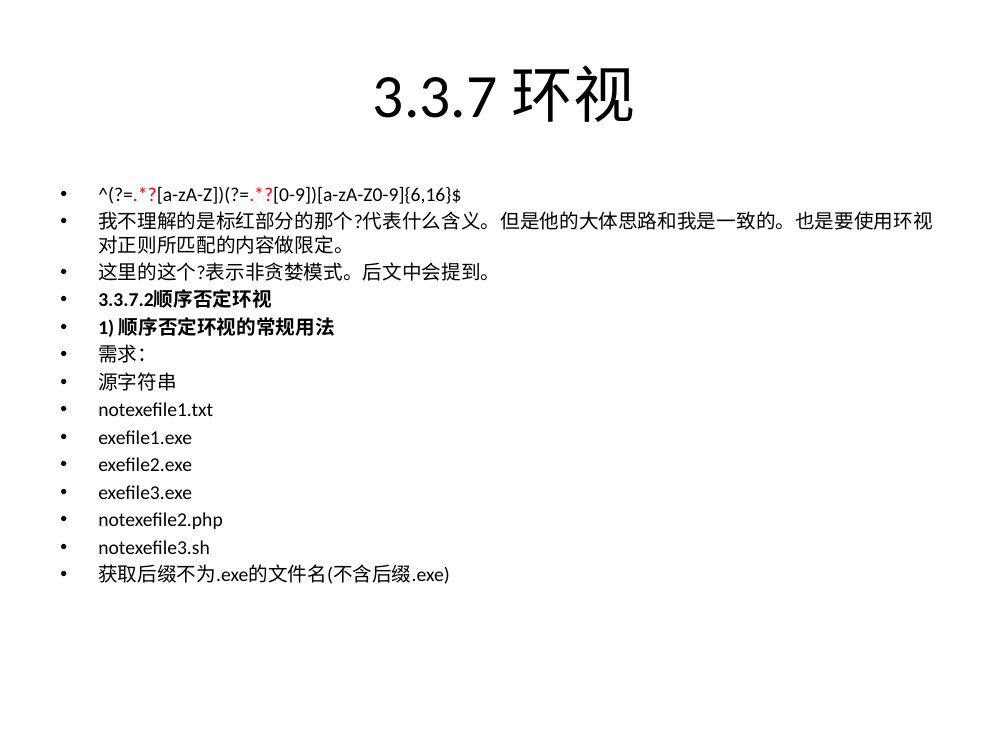
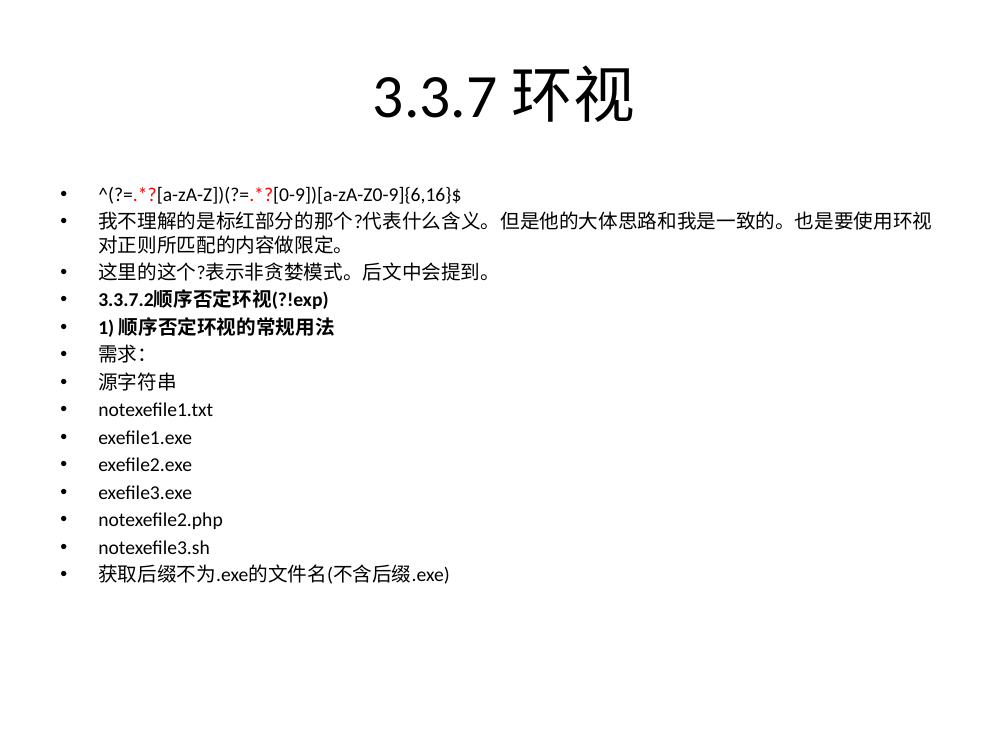
Before and after one commit to rayallen20/regularExpressions, a slide deck: slide 52 of 《PHP核心技术与最佳实践》第3章--正则表达式基础与应用/3.3 正则表达式匹配规则.pptx. Drawn at 1008x756 pixels with LibreOffice and Linux fonts; fonts in the diff are those of the drawing. Boxes give left, top, right and bottom in pixels: in the first picture for what was removed or moved away, otherwise in the second. Text is boxed around its words. In the diff, an @@ line names an element or a change of style, - is before the commit and + after.

```diff
--- a/《PHP核心技术与最佳实践》第3章--正则表达式基础与应用/3.3 正则表达式匹配规则.pptx
+++ b/《PHP核心技术与最佳实践》第3章--正则表达式基础与应用/3.3 正则表达式匹配规则.pptx
@@ text at [98,290,328,309]: text changed @@
-• 3.3.7.2顺序否定环视
+• 3.3.7.2顺序否定环视(?!exp)
```
Also in this commit, not shown: 2 other slides changed, 3 slides added.
